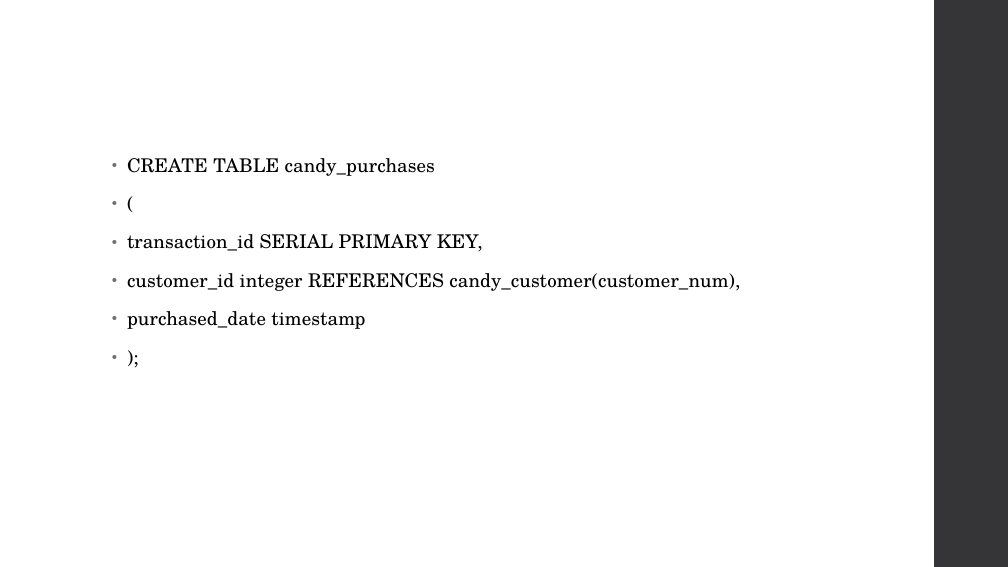
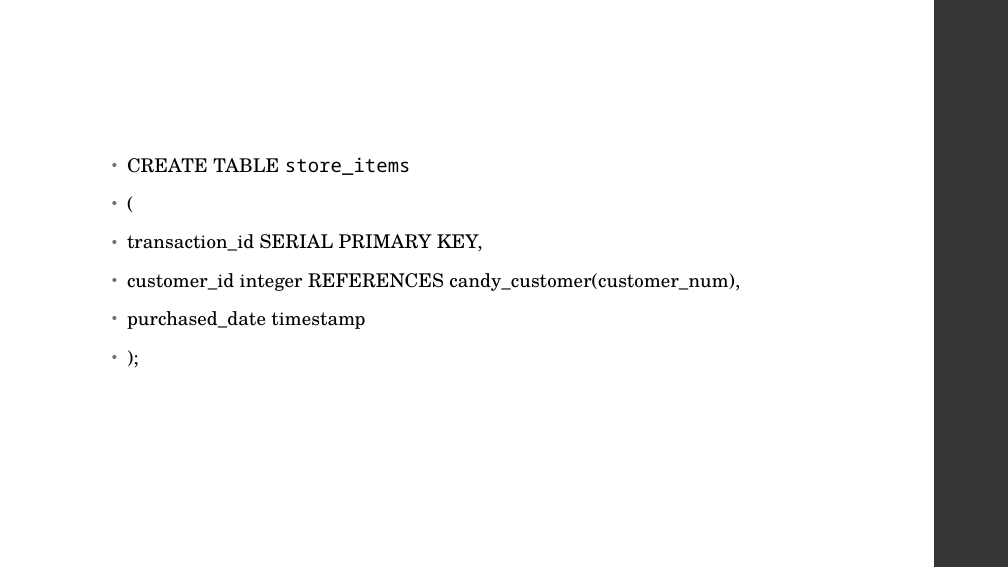
Before and after one commit to MGIS-UMN/GIS5577_week3, a slide deck: slide 27 of Database_Management.odp. Drawn at 1008x567 pixels with LibreOffice and Linux fonts; fonts in the diff are those of the drawing. Boxes give left, top, right and bottom in pixels: in the first picture for what was removed or moved away, otherwise in the second. Text is boxed around its words. In the diff, an @@ line names an element or a change of style, - is before the commit and + after.

Commit message:
Updated for 2024 - removed candy example

```diff
--- a/Database_Management.odp
+++ b/Database_Management.odp
@@ text at bbox=[127, 157, 411, 175]: text changed @@
-• CREATE TABLE candy_purchases
+• CREATE TABLE store_items
```
Also in this commit, not shown: 12 other slides changed.
